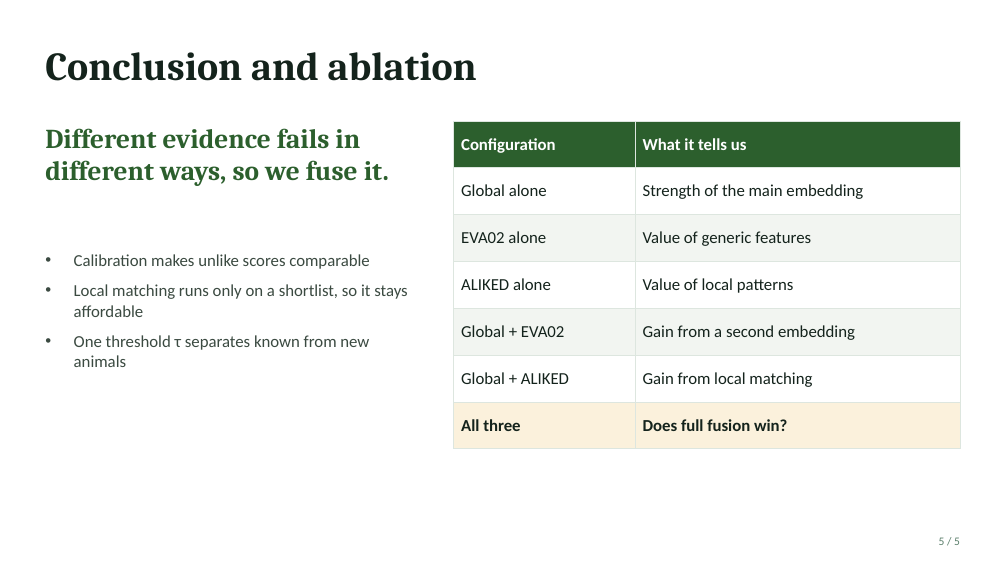
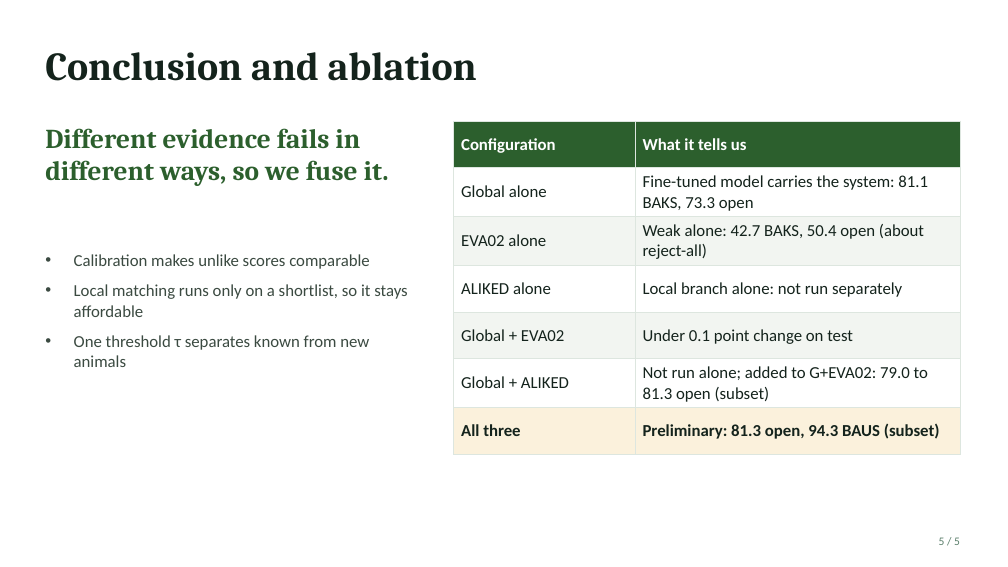
Before and after one commit to mat-tp/re-ID-wildlife10k, a slide deck: slide 5 of ss/PresentationSlides.pptx. Drawn at 1008x567 pixels with LibreOffice and Linux fonts; fonts in the diff are those of the drawing. Boxes give left, top, right and bottom in pixels: in the first picture for what was removed or moved away, otherwise in the second. Text is boxed around its words. In the diff, an @@ line names an element or a change of style, - is before the commit and + after.

```diff
--- a/ss/PresentationSlides.pptx
+++ b/ss/PresentationSlides.pptx
@@ table at [454, 121, 960, 452] @@
-row 2, column 2: Strength of the main embedding
+row 2, column 2: Fine-tuned model carries the system: 81.1 BAKS, 73.3 open
-row 3, column 2: Value of generic features
+row 3, column 2: Weak alone: 42.7 BAKS, 50.4 open (about reject-all)
-row 4, column 2: Value of local patterns
+row 4, column 2: Local branch alone: not run separately
-row 5, column 2: Gain from a second embedding
+row 5, column 2: Under 0.1 point change on test
-row 6, column 2: Gain from local matching
+row 6, column 2: Not run alone; added to G+EVA02: 79.0 to 81.3 open (subset)
-row 7, column 2: Does full fusion win?
+row 7, column 2: Preliminary: 81.3 open, 94.3 BAUS (subset)
```
Also in this commit, not shown: 2 other slides changed.
